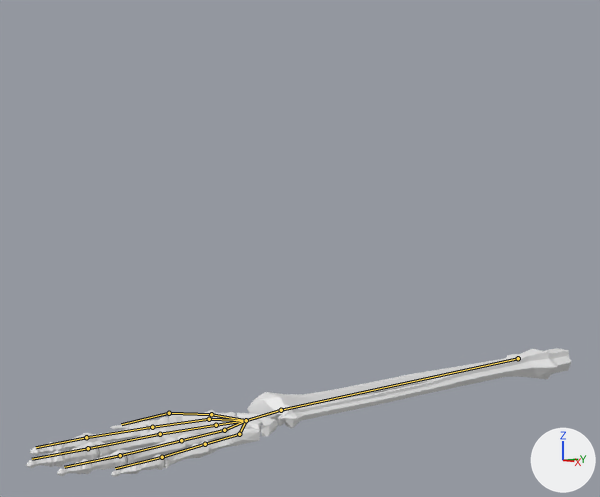
Two versions of the Blender file skeleton hand/skeleton hand trail 2.blend, one commit apart.
One viewpoint serves both versions: a 50 mm lens placed at (10.87, -10.35, 5.09), pointed at (-0.53, -1.92, 3.97). The axes (+X, +Y, +Z) are drawn at lower right. The lights are the same throughout. The bones that bend it are drawn over the model as lines.

Names of what the first picture shows: 'skeleton hand'.
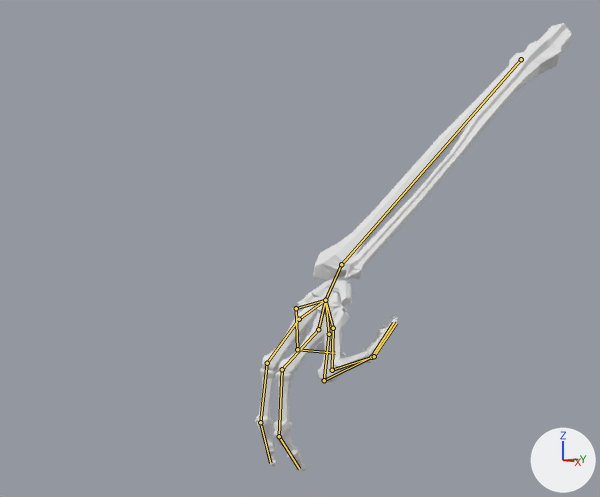
The newer file adds an action. The first version stands in its rest pose; the second is drawn at frame 22 of the action 'Pupppet Walk'.

Boxes (x1, y1, x2, y2) around the edits, measured in the pictures (600 x 497 px):
'skeleton hand', posed (42% narrower, 245% taller): before (26, 348, 571, 477); after (255, 23, 572, 471)
bone 'Bone', root to tip: before (518, 358) to (281, 410); after (521, 59) to (341, 264)
bone 'Bone.001', root to tip: before (281, 410) to (246, 420); after (341, 264) to (325, 300)
bone 'Bone.002', root to tip: before (246, 420) to (216, 425); after (325, 300) to (318, 329)
bone 'Bone.003', root to tip: before (216, 425) to (160, 434); after (318, 329) to (282, 369)
bone 'Bone.004', root to tip: before (160, 434) to (88, 448); after (282, 369) to (279, 436)
bone 'Bone.005', root to tip: before (88, 448) to (32, 459); after (279, 436) to (299, 469)
bone 'Bone.006', root to tip: before (246, 420) to (224, 430); after (325, 300) to (329, 334)
bone 'Bone.007', root to tip: before (224, 430) to (181, 440); after (329, 334) to (324, 380)
bone 'Bone.008', root to tip: before (181, 440) to (120, 455); after (324, 380) to (371, 357)
bone 'Bone.009', root to tip: before (120, 455) to (64, 467); after (371, 357) to (393, 323)
bone 'Bone.011', root to tip: before (209, 419) to (152, 427); after (299, 319) to (267, 363)
bone 'Bone.012', root to tip: before (152, 427) to (86, 437); after (267, 363) to (260, 422)
bone 'Bone.013', root to tip: before (86, 437) to (36, 447); after (260, 422) to (270, 463)
bone 'Bone.015', root to tip: before (211, 414) to (169, 413); after (296, 308) to (297, 349)
bone 'Bone.016', root to tip: before (169, 413) to (121, 424); after (297, 349) to (335, 353)
bone 'Bone.018', root to tip: before (239, 434) to (205, 444); after (333, 328) to (332, 370)
bone 'Bone.019', root to tip: before (205, 444) to (162, 457); after (332, 370) to (374, 356)
bone 'Bone.020', root to tip: before (162, 457) to (115, 468); after (374, 356) to (396, 323)

What the commit changed:
Bone 'Bone' (bone_bone) moves from (0.0, 0.0, 0.0) to (0.0, 0.03, 5.96).
Bone 'Bone' (bone_bone) turns from (0, 0, 0) to (-39, 0, 0) degrees about its own x, y and z.
Bone 'Bone.001' (bone_bone_001) turns from (0, 0, 0) to (-15, 0, 0) degrees about its own x, y and z.
Bone 'Bone.002' (bone_bone_002) turns from (0, 0, 0) to (-24, -3, 1) degrees about its own x, y and z.
Bone 'Bone.003' (bone_bone_003) turns from (0, 0, 0) to (35, 6, 0) degrees about its own x, y and z.
Bone 'Bone.004' (bone_bone_004) turns from (0, 0, 0) to (-80, -1, 0) degrees about its own x, y and z.
Bone 'Bone.005' (bone_bone_005) turns from (0, 0, 0) to (9, -8, 5) degrees about its own x, y and z.
Bone 'Bone.006' (bone_bone_006) turns from (0, 0, 0) to (-23, 9, -2) degrees about its own x, y and z.
Bone 'Bone.007' (bone_bone_007) moves from (0.0, 0.0, 0.0) to (0.01, 0.01, 0.02).
Bone 'Bone.007' (bone_bone_007) turns from (0, 0, 0) to (-2, 1, -2) degrees about its own x, y and z.
Bone 'Bone.008' (bone_bone_008) turns from (0, 0, 0) to (-114, 2, -7) degrees about its own x, y and z.
Bone 'Bone.009' (bone_bone_009) turns from (0, 0, 0) to (91, -8, -3) degrees about its own x, y and z.
Bone 'Bone.011' (bone_bone_011) turns from (0, 0, 0) to (0, 1, -2) degrees about its own x, y and z.
Bone 'Bone.012' (bone_bone_012) turns from (0, 0, 0) to (-32, -2, 1) degrees about its own x, y and z.
Bone 'Bone.013' (bone_bone_013) turns from (0, 0, 0) to (14, -8, 6) degrees about its own x, y and z.
Bone 'Bone.015' (bone_bone_015) moves from (0.0, 0.0, 0.0) to (0.01, -0.02, -0.04).
Bone 'Bone.015' (bone_bone_015) turns from (0, 0, 0) to (-37, 15, 36) degrees about its own x, y and z.
Bone 'Bone.016' (bone_bone_016) turns from (0, 0, 0) to (5, 19, 52) degrees about its own x, y and z.
Bone 'Bone.018' (bone_bone_018) moves from (0.0, 0.0, 0.0) to (0.0, 0.0, -0.08).
Bone 'Bone.018' (bone_bone_018) turns from (0, 0, 0) to (-26, 10, -3) degrees about its own x, y and z.
Bone 'Bone.019' (bone_bone_019) turns from (0, 0, 0) to (-84, 8, -10) degrees about its own x, y and z.
Bone 'Bone.020' (bone_bone_020) turns from (0, 0, 0) to (75, 2, 1) degrees about its own x, y and z.
